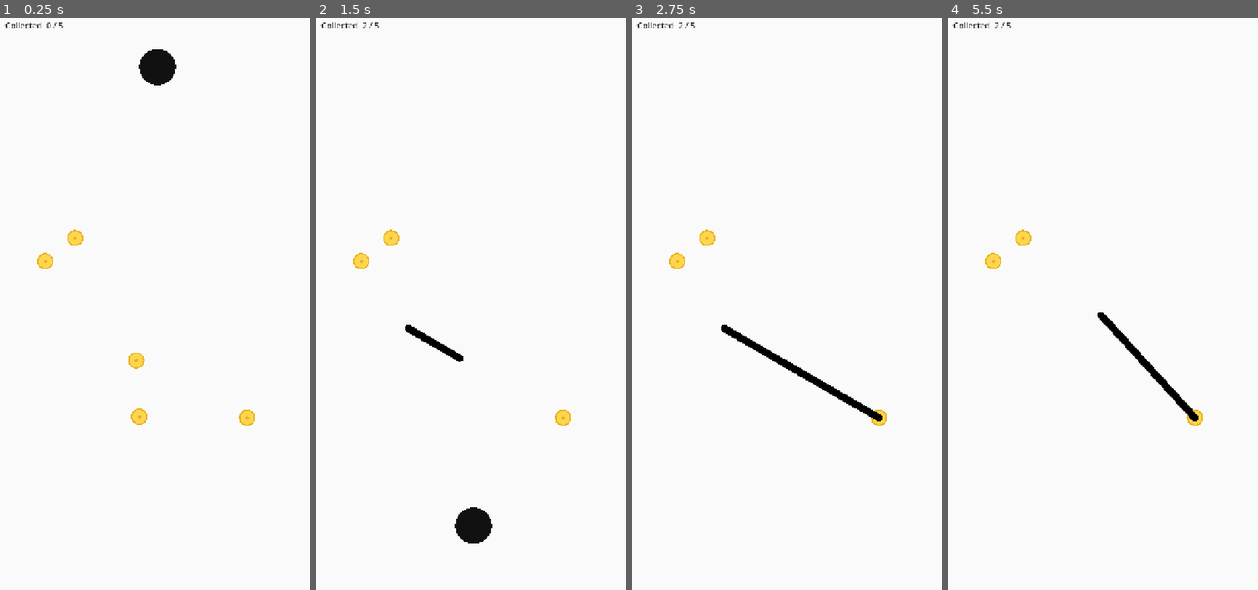
Above: before the commit, frames 1-4 (left to right).
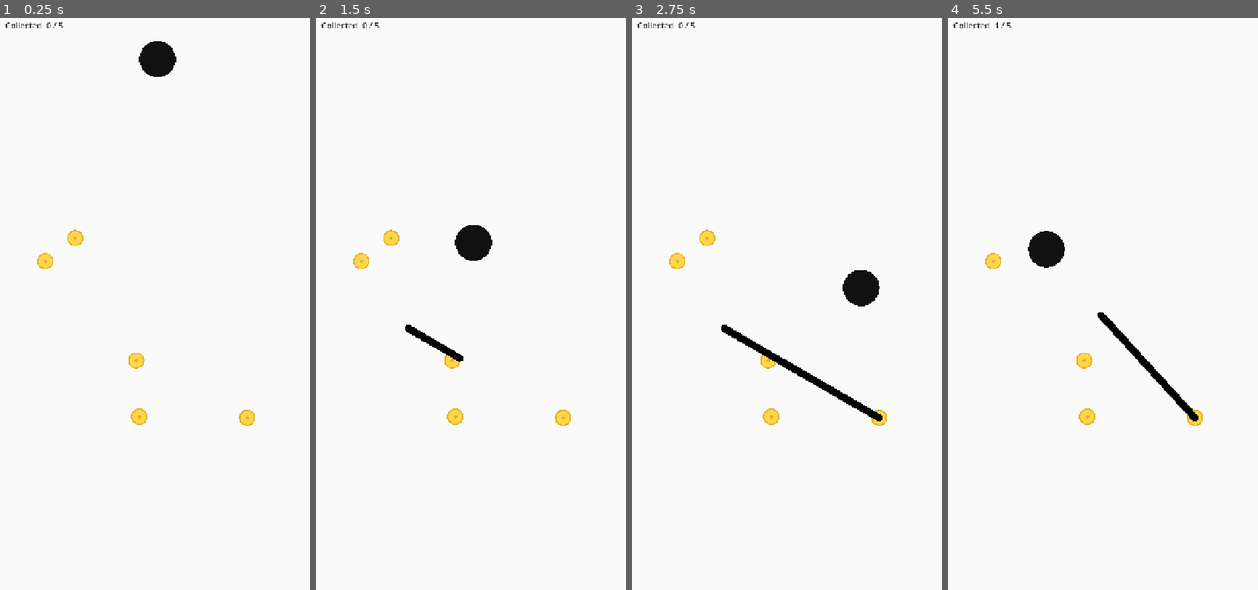
Above: after the commit, the same moments.

Repository: day-dreamer-11/bounce-line-
Game: Godot game, scene res://scenes/TrailDemo.tscn
The game is run twice, just before and just after one commit, with the same random seed, the same clock (stepped at 60 frames per second) and the same inputs.
Inputs (mouse positions are in pixels of both pictures, inside the frame that each line leads up to):
- Up to frame 1 (0.25 s): no input
- Up to frame 2 (1.5 s): tap Enter at 0.5 s; move the mouse to (545, 269) at 0.52 s; click (545, 269) at 0.67 s; drag from (409, 326) to (564, 418) at 1.27 s
- Up to frame 3 (2.75 s): move the mouse to (821, 172) at 2.02 s; click (821, 172) at 2.17 s
- Up to frame 4 (5.5 s): drag from (1090, 418) to (994, 263) at 2.77 s; move the mouse to (1202, 384) at 3.52 s; click (1202, 384) at 3.67 s; drag from (1006, 212) to (1196, 418) at 4.27 s; move the mouse to (1121, 298) at 5.02 s; click (1121, 298) at 5.17 s

The runs differ from the first frame. In frame 1, 0.3% of the frame differs, in the area x 44-57%, y 4-12%; in frame 2, 1.4%, in the area x 14-57%, y 0-92%; in frame 3, 0.8%; in frame 4, 0.9%.

Commit message:
chore: Reduce ball gravity to 0.4 for slower fall
Co-Authored-By: Claude Opus 4.7 <noreply@anthropic.com>

Diff:
--- a/scripts/ball.gd
+++ b/scripts/ball.gd
@@ -6,7 +6,7 @@
 
 
 func _ready() -> void:
-	gravity_scale = 1.0
+	gravity_scale = 0.4
 
 	var mat := PhysicsMaterial.new()
 	mat.bounce = 0.95
